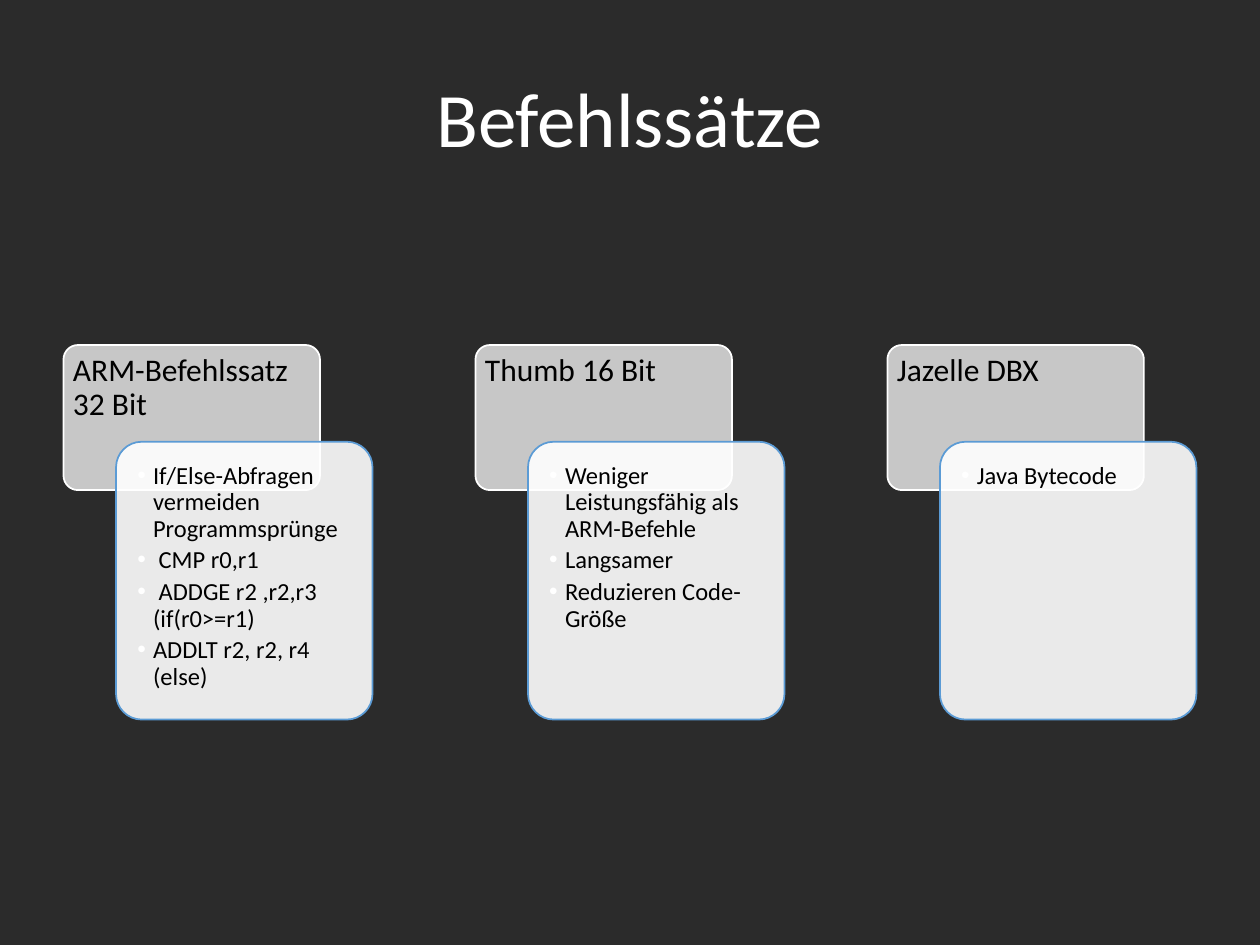
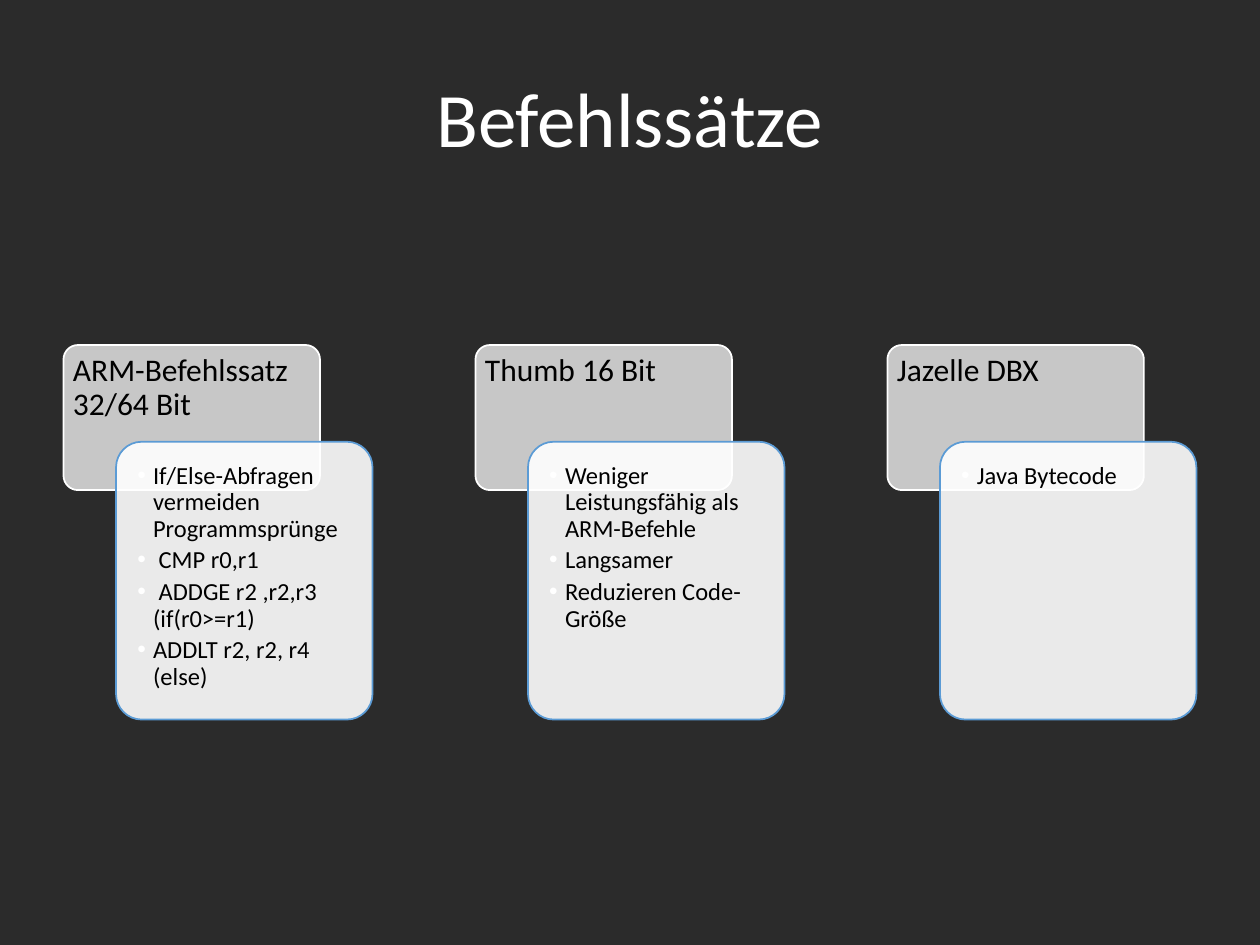
Before and after one commit to sewpalu/Compendia, a slide deck: slide 6 of doc/arm_presentation/ARM-Prozessoren.odp. Drawn at 1260x945 pixels with LibreOffice and Linux fonts; fonts in the diff are those of the drawing; background and template pictures are left out; a plain dark background stands for a picture behind light text. Boxes give left, top, right and bottom in pixels: in the first picture for what was removed or moved away, otherwise in the second. Text is boxed around its words. In the diff, an @@ line names an element or a change of style, - is before the commit and + after.

```diff
--- a/doc/arm_presentation/ARM-Prozessoren.odp
+++ b/doc/arm_presentation/ARM-Prozessoren.odp
@@ text in freeform shape at [73,359,288,417]: text changed @@
-ARM-Befehlssatz 32 Bit
+ARM-Befehlssatz 32/64 Bit
```
